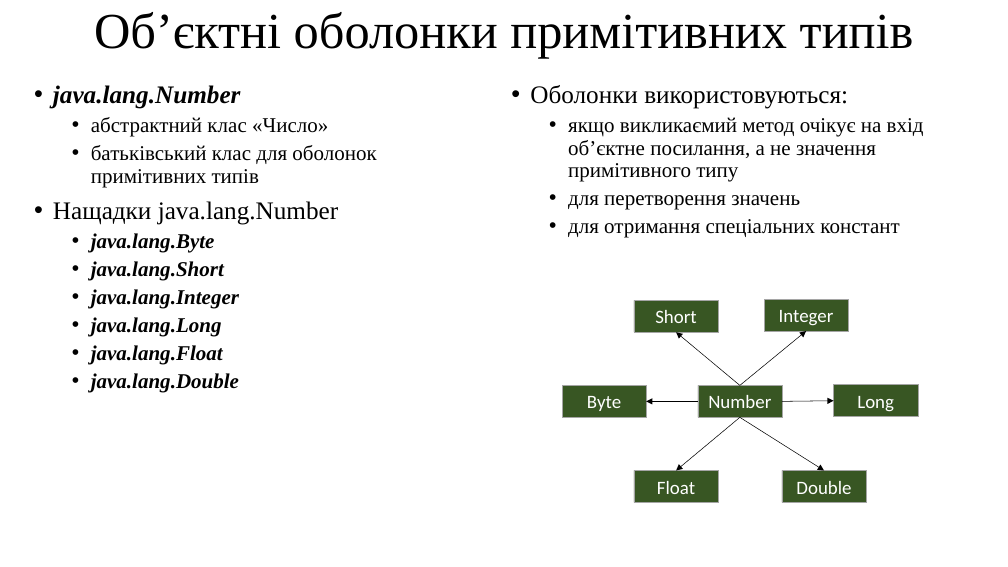
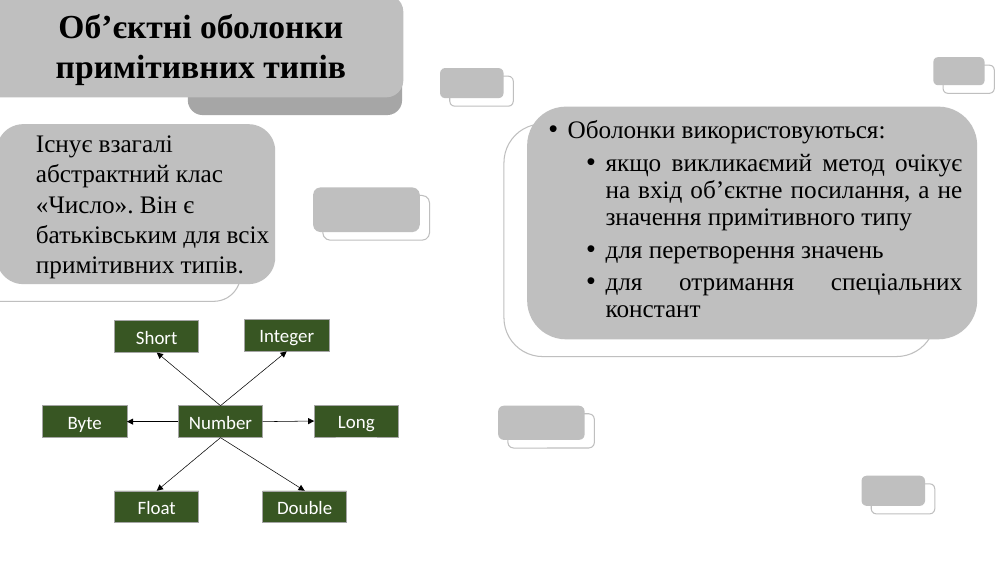
Before and after one commit to arg3ntuum/JavaCourse, a slide deck: slide 10 of Java Урок 6 Math.pptx (slide 15 before the commit). Drawn at 1008x567 pixels with LibreOffice and Linux fonts; fonts in the diff are those of the drawing. Boxes give left, top, right and bottom in pixels: in the first picture for what was removed or moved away, otherwise in the second. Text is boxed around its words. In the diff, an @@ line names an element or a change of style, - is before the commit and + after.

```diff
--- a/Java Урок 6 Math.pptx
+++ b/Java Урок 6 Math.pptx
@@ text "Об’єктні оболонки примітивних типів" at (56,14,346,84): size 48 to 32 pt, bold on; line spacing 0.9 to 1 @@
@@ rounded rectangle added at (0,0,404,98), fill #BFBFBF @@
@@ rounded rectangle added at (188,26,402,116), fill #A6A6A6 @@
@@ rounded rectangle added at (934,57,985,85), fill #BFBFBF @@
@@ text removed at (53,85,376,393) @@
-• java.lang.Number
-  • абстрактний клас «Число»
-  • батьківський клас для оболонок примітивних типів
-• Нащадки java.lang.Number
-  • java.lang.Byte
-  • java.lang.Short
-  • java.lang.Integer
-  • java.lang.Long
-  • java.lang.Float
-  • java.lang.Double
@@ rounded rectangle added at (440,68,504,98), fill #BFBFBF @@
@@ rounded rectangle added at (450,76,513,107), outline #BFBFBF 1 pt @@
@@ rounded rectangle added at (944,65,995,93), outline #BFBFBF 1 pt @@
@@ rounded rectangle added at (527,107,977,340), fill #BFBFBF @@
@@ text "Оболонки використовуються:": place and size @@
-text "Оболонки використовуються:" at (530,85,924,238)
+text "Оболонки використовуються:" at (568,120,963,318)
@@ text "Оболонки використовуються:" at (568,120,963,318): size 20 to 24 pt in "якщо викликаємий метод очікує на вхід об’єктне ...", "для перетворення значень", "для отримання спеціальних констант"; alignment left to justified @@
@@ rounded rectangle added at (0,124,275,284), fill #BFBFBF @@
@@ rounded rectangle added at (0,141,240,302), outline #BFBFBF 1 pt @@
@@ text added at (36,135,270,279), 24 pt, text #000000 @@
+Існує взагалі абстрактний клас «Число». Він є батьківським для всіх примітивних типів.
@@ rounded rectangle added at (504,124,936,357), outline #BFBFBF 1 pt @@
@@ rounded rectangle added at (313,188,420,232), fill #BFBFBF @@
@@ rounded rectangle added at (323,196,430,240), outline #BFBFBF 1 pt @@
@@ rounded rectangle added at (498,406,585,440), fill #BFBFBF @@
@@ rounded rectangle added at (508,414,595,448), outline #BFBFBF 1 pt @@
@@ 7 rectangles, 6 arrows: place and size @@
-7 rectangles, 6 arrows at (562,299,918,502)
+7 rectangles, 6 arrows at (42,319,399,523)
@@ rounded rectangle added at (862,476,926,506), fill #BFBFBF @@
@@ rounded rectangle added at (872,484,935,514), outline #BFBFBF 1 pt @@
```
Also in this commit, not shown: 10 other slides changed, 1 slide added, 5 slides removed, 1 other file.
